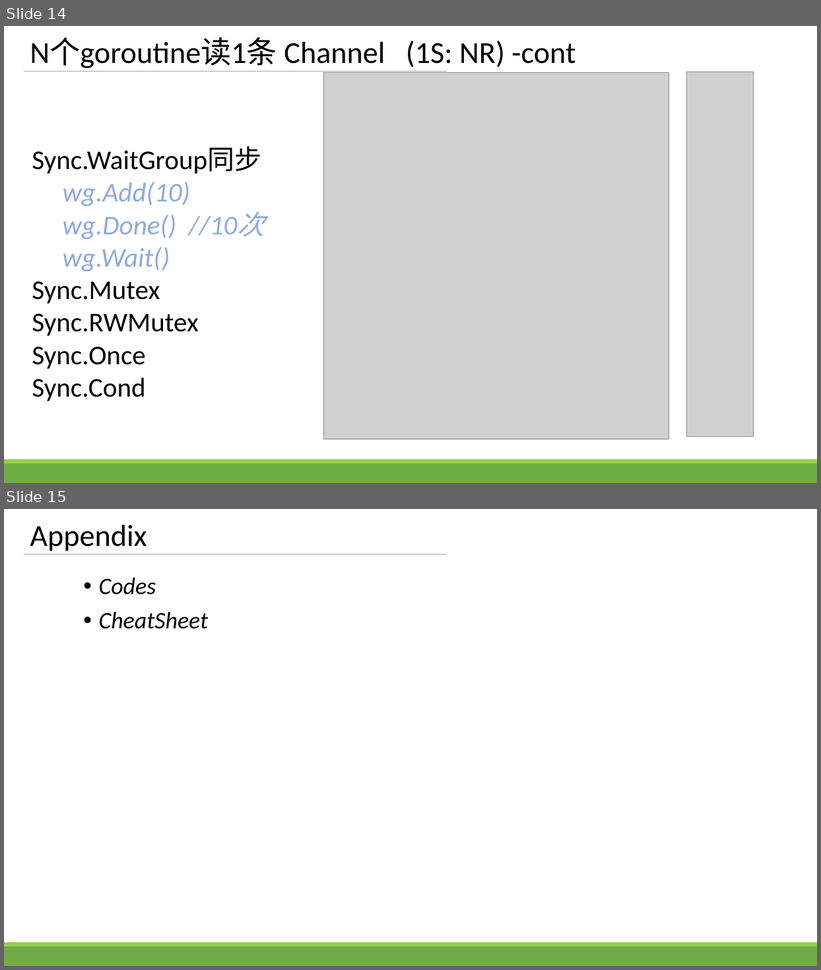
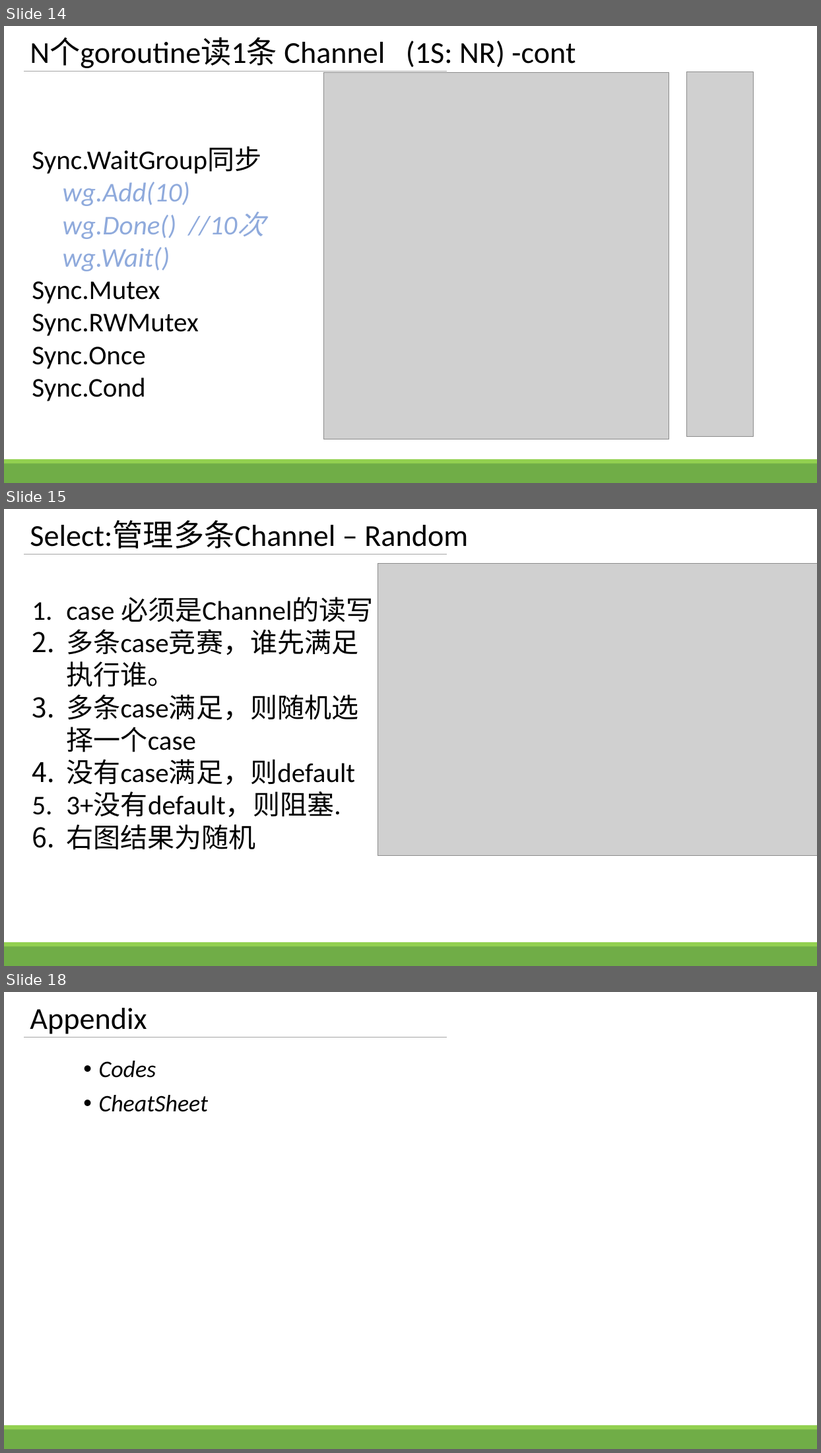
Before and after one commit to zhengbr2/sharing, a slide deck: GolangConcurency.pptx. Shown one above the other, each under a label of ours: slides 14 and 15 before the commit, slides 14, 15 and 18 after it; the slides between them are not shown. The pictures are 821x970 and 821x1453 pixels, drawn with LibreOffice and Linux fonts; fonts in the diff are those of the drawing; grey boxes stand for pictures. Boxes give left, top, right and bottom in pixels: in the first picture for what was removed or moved away, otherwise in the second. Text is boxed around its words. In the diff, an @@ line names an element or a change of style, - is before the commit and + after.

```diff
--- a/GolangConcurency.pptx
+++ b/GolangConcurency.pptx
@@ slide 15 added at <box>4,509,817,966</box>, background #FFFFFF; not listed: 3 template elements that a slide beside it also shows @@
@@ title added at <box>30,520,468,549</box>, 36 pt, text #000000 @@
+Select:管理多条Channel – Random
@@ picture added at <box>378,564,817,856</box> @@
@@ text added at <box>66,597,374,850</box>, 32 pt, text #000000 @@
+1. case 必须是Channel的读写
+2. 多条case竞赛，谁先满足执行谁。
+3. 多条case满足，则随机选择一个case
+4. 没有case满足，则default
+5. 3+没有default，则阻塞.
+6. 右图结果为随机
@@ what was slide 15 is now slide 18 @@
```
Also in this commit, not shown: 1 slide changed, 2 other slides added, 3 other files.
